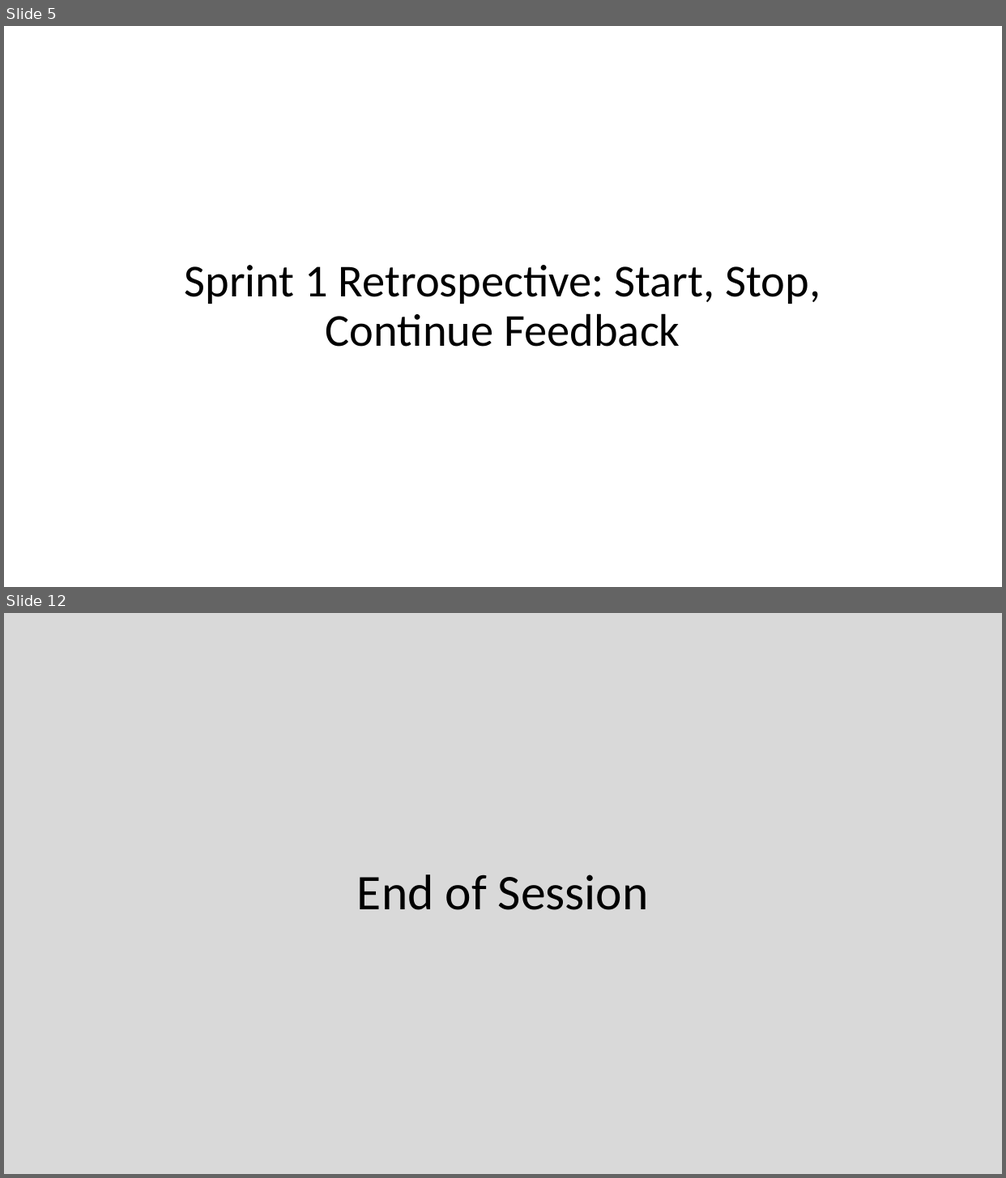
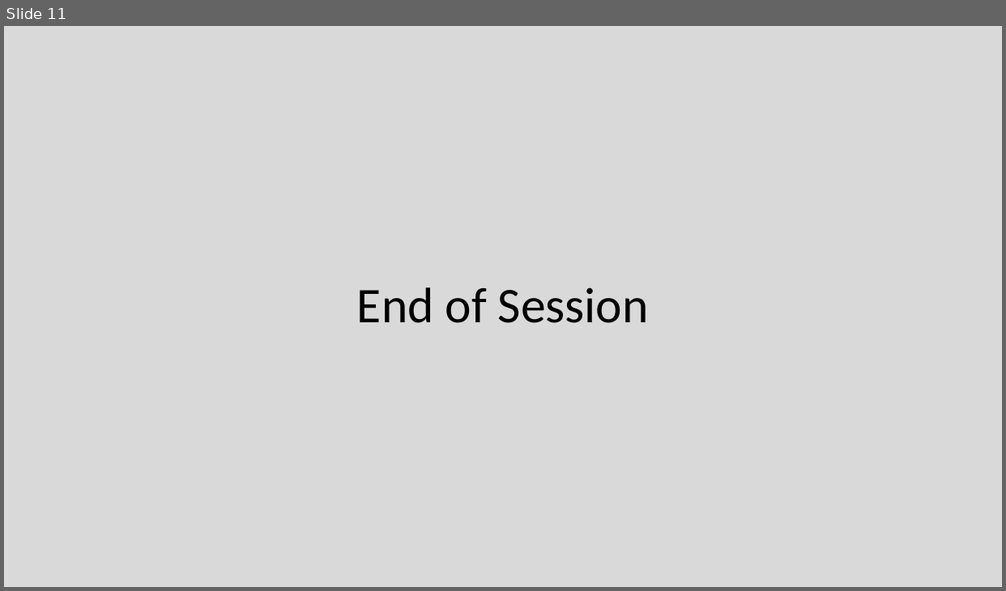
Before and after one commit to EricJPogue/CPSC-24500, a slide deck: lecture-slides/2019-09-06-oop.pptx. Shown one above the other, each under a label of ours: slides 5 and 12 before the commit, slide 11 after it; the slides between them are not shown. The pictures are 1006x1178 and 1006x591 pixels, drawn with LibreOffice and Linux fonts; fonts in the diff are those of the drawing. Boxes give left, top, right and bottom in pixels: in the first picture for what was removed or moved away, otherwise in the second. Text is boxed around its words. In the diff, an @@ line names an element or a change of style, - is before the commit and + after.

```diff
--- a/lecture-slides/2019-09-06-oop.pptx
+++ b/lecture-slides/2019-09-06-oop.pptx
@@ slide 5 removed at (x1=4, y1=26, x2=1002, y2=587), background #FFFFFF @@
@@ title removed at (x1=185, y1=265, x2=820, y2=347) @@
-Sprint 1 Retrospective: Start, Stop, Continue Feedback
@@ what was slide 12 is now slide 11 @@
```
Also in this commit, not shown: 4 slides changed, 6 slides added, 9 other slides removed, 1 other file.
